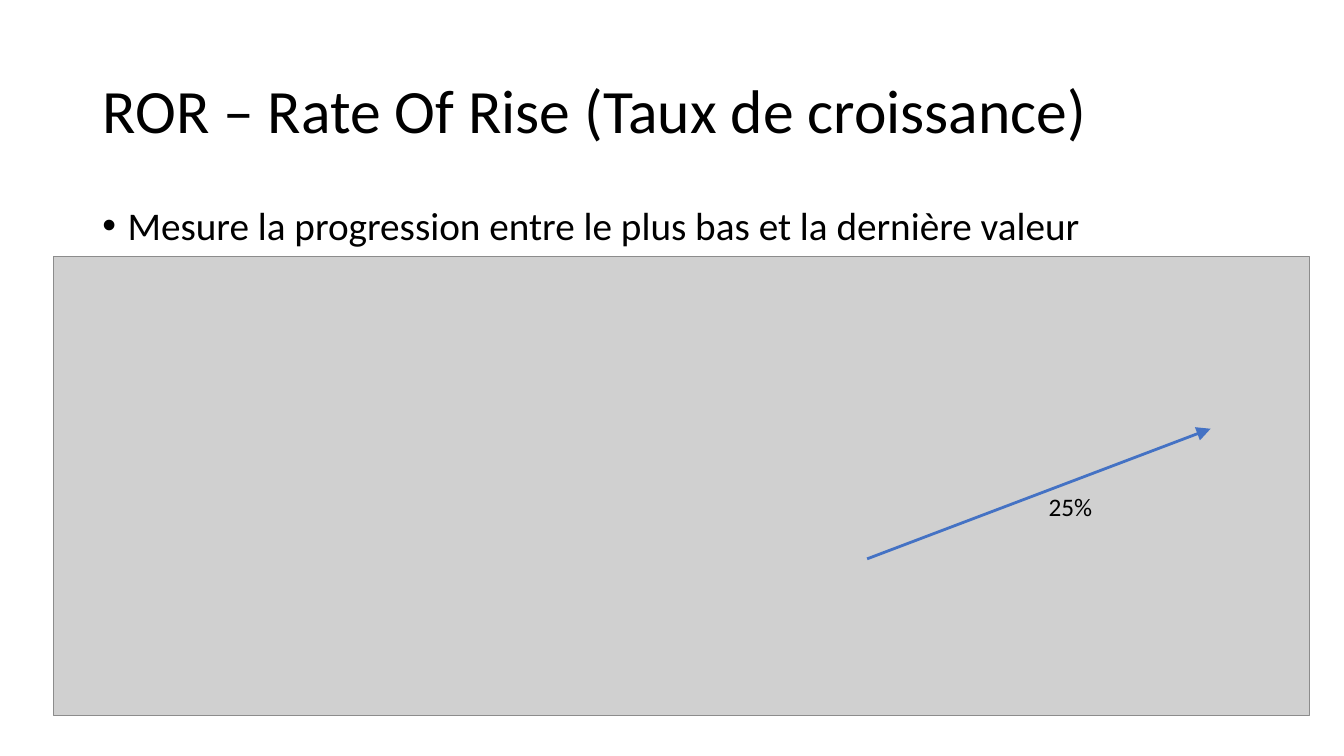
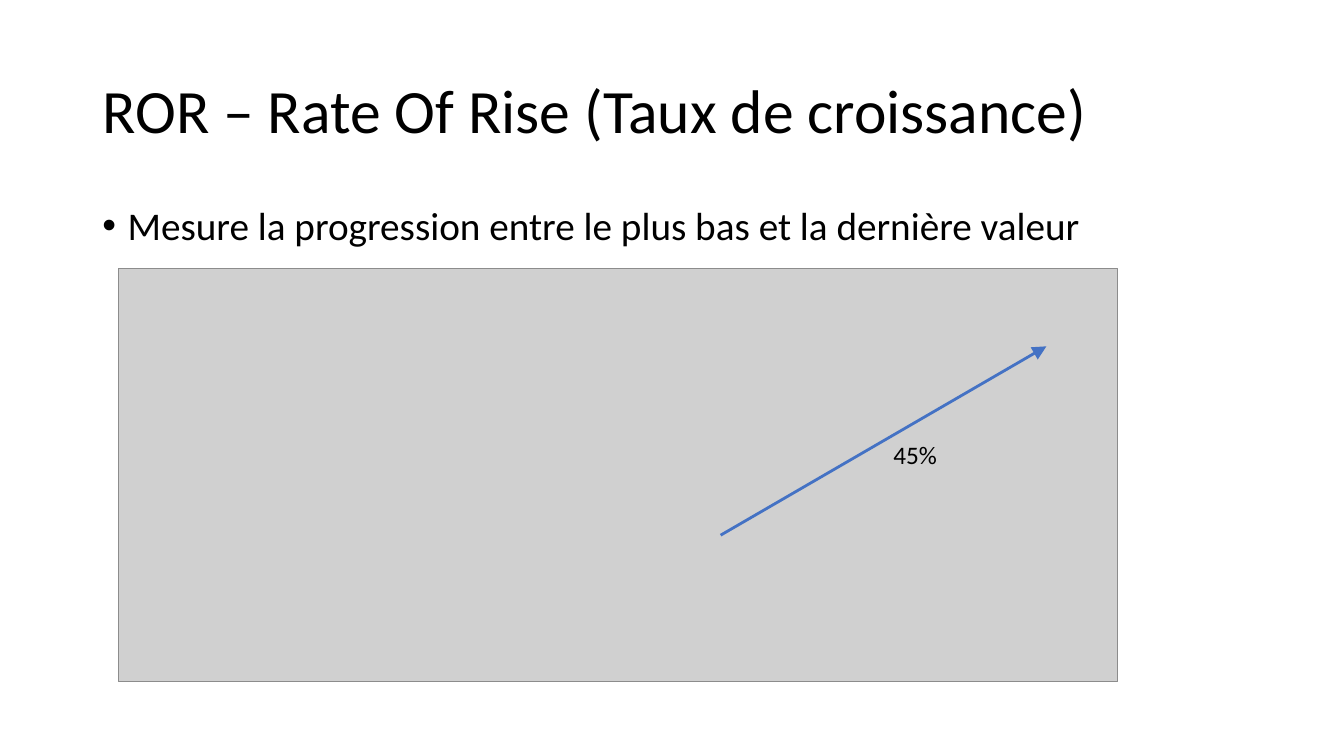
Before and after one commit to dadelcarbo/UltimateChartistRoot, a slide deck: slide 20 of Formation/Formation Bourse_Benoit.pptx. Drawn at 1344x756 pixels with LibreOffice and Linux fonts; fonts in the diff are those of the drawing; grey boxes stand for pictures. Boxes give left, top, right and bottom in pixels: in the first picture for what was removed or moved away, otherwise in the second. Text is boxed around its words. In the diff, an @@ line names an element or a change of style, - is before the commit and + after.

```diff
--- a/Formation/Formation Bourse_Benoit.pptx
+++ b/Formation/Formation Bourse_Benoit.pptx
@@ picture: place and size @@
-picture at <box>53,257,1309,716</box>
+picture at <box>118,268,1118,682</box>
@@ arrow moved from (867, 559) - (1211, 429) to (721, 535) - (1047, 347) @@
@@ text at <box>893,447,936,464</box>: text changed @@
-25%
+45%
```
Also in this commit, not shown: 5 other slides changed, 15 other files.
